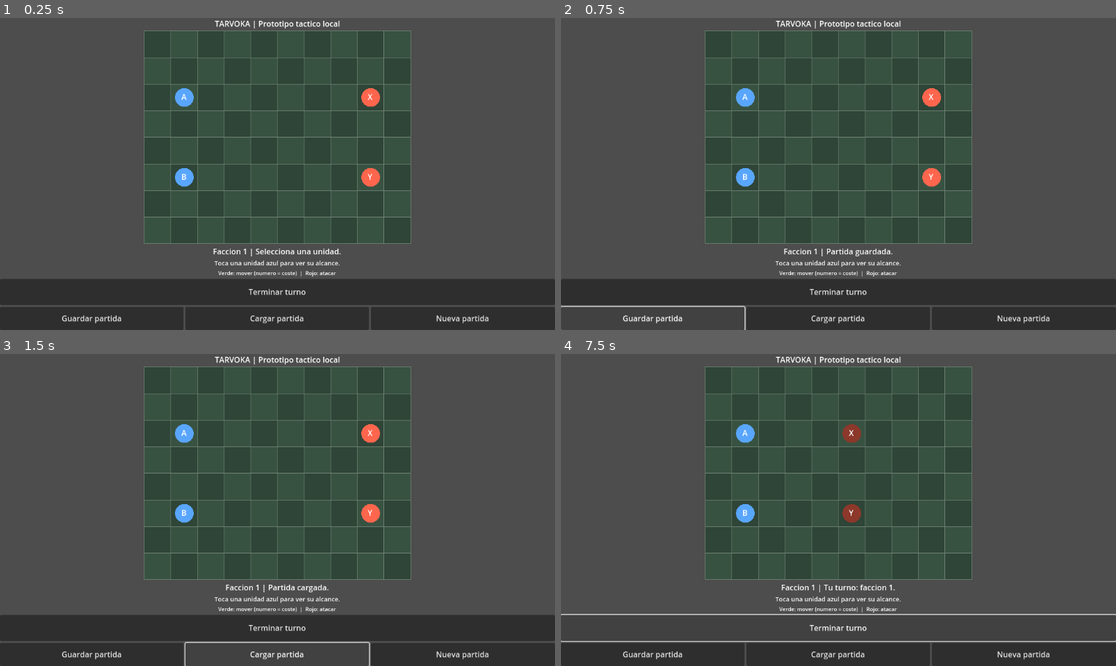
Above: before the commit, frames 1-4 (two rows, left to right).
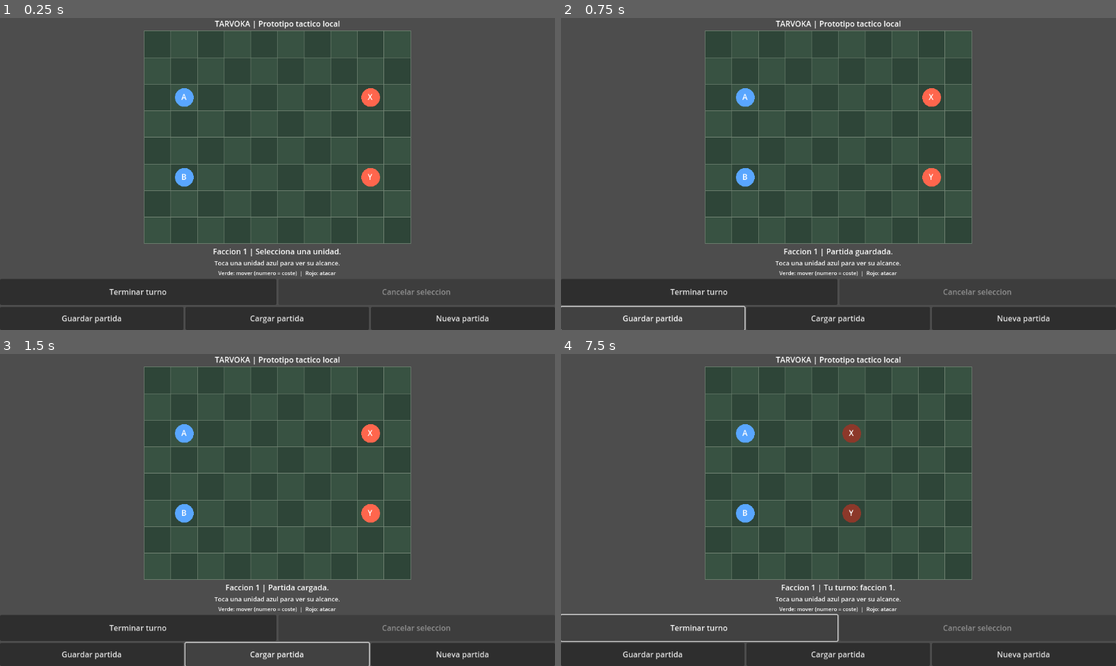
Above: after the commit, the same moments.

Repository: edwinrodri12/Tarvoka
Game: Godot game, scene res://scenes/Main.tscn
The game is run twice, just before and just after one commit, with the same random seed, the same clock (stepped at 60 frames per second) and the same inputs.
Inputs:
- Up to frame 1 (0.25 s): no input
- Up to frame 2 (0.75 s): click "Guardar partida" at 0.5 s
- Up to frame 3 (1.5 s): click "Cargar partida" at 1.25 s
- Up to frame 4 (7.5 s): click "Nueva partida" at 2 s; click "Guardar partida" at 2.75 s; click "Cargar partida" at 3.5 s; click "Nueva partida" at 4.25 s; click "Guardar partida" at 5 s; click "Cargar partida" at 5.75 s; click "Nueva partida" at 6.5 s; click "Terminar turno" at 7.25 s

The runs differ from the first frame. In frame 1, 0.4% of the frame differs, in the area x 19-82%, y 83-92%; in frame 2, 0.4%; in frame 3, 0.4%; in frame 4, 0.8%, in the area x 19-100%, y 83-93%.

Commit message:
feat(ui): make end turn nonactionable after victory and add clear cancel selection

Diff:
--- a/scripts/ui/Main.gd
+++ b/scripts/ui/Main.gd
@@ -4,6 +4,8 @@
 var board: Control
 var status_label: Label
 var unit_label: Label
+var end_button: Button
+var cancel_button: Button
 
 func _ready() -> void:
     var layout := VBoxContainer.new()
@@ -33,11 +35,20 @@
     legend.add_theme_font_size_override("font_size", 11)
     legend.text = "Verde: mover (numero = coste)  |  Rojo: atacar"
     layout.add_child(legend)
-    var end_button := Button.new()
+    var commands := HBoxContainer.new()
+    layout.add_child(commands)
+    end_button = Button.new()
     end_button.text = "Terminar turno"
     end_button.custom_minimum_size.y = 54
+    end_button.size_flags_horizontal = Control.SIZE_EXPAND_FILL
     end_button.pressed.connect(_end_turn)
-    layout.add_child(end_button)
+    commands.add_child(end_button)
+    cancel_button = Button.new()
+    cancel_button.text = "Cancelar seleccion"
+    cancel_button.custom_minimum_size.y = 54
+    cancel_button.size_flags_horizontal = Control.SIZE_EXPAND_FILL
+    cancel_button.pressed.connect(_cancel_selection)
+    commands.add_child(cancel_button)
     # Keep controls accessible without reducing the playable board height.
     var actions := HBoxContainer.new()
     layout.add_child(actions)
@@ -66,6 +77,8 @@
         return
     unit_label.text = board.selected_unit_summary()
     var winner := int(board.state.get("winner",-1))
+    end_button.disabled = winner != -1 or (board.ai_enabled and int(board.state.get("faction", 0)) != 0)
+    cancel_button.disabled = board.selected_id.is_empty()
     if winner != -1:
         status_label.text = "Victoria de faccion %d" % (winner + 1)
     else:
@@ -82,3 +95,6 @@
 
 func _new_game() -> void:
     board.new_game()
+
+func _cancel_selection() -> void:
+    board.cancel_selection()
